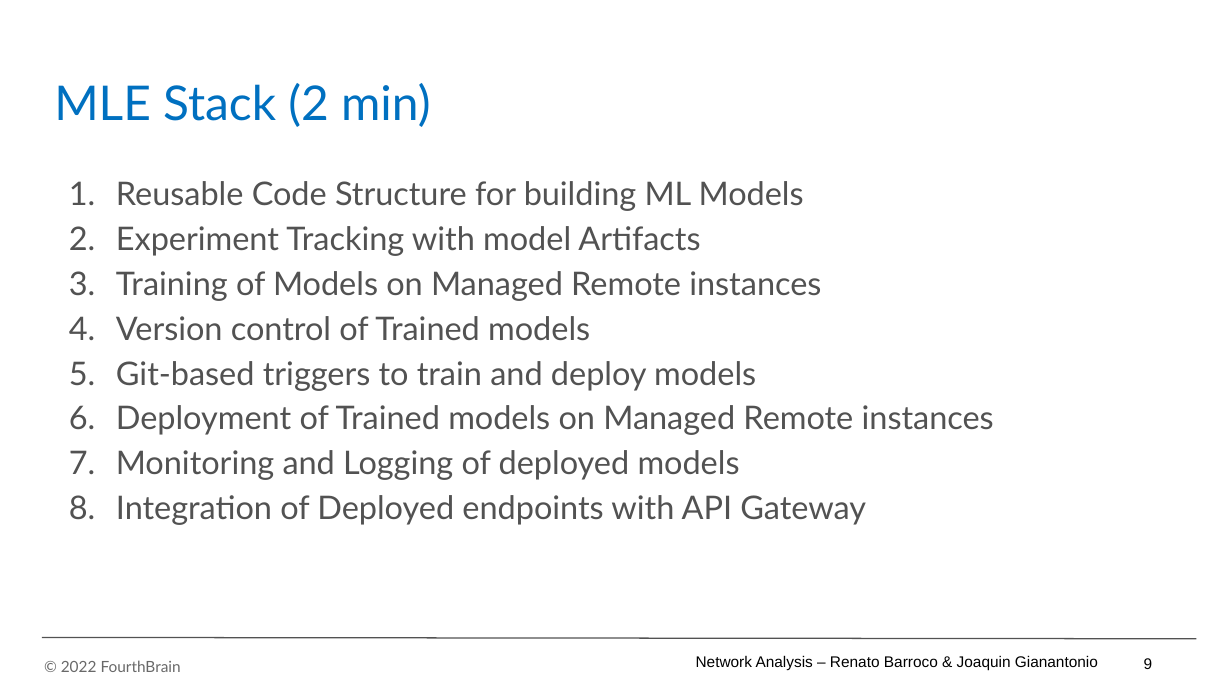
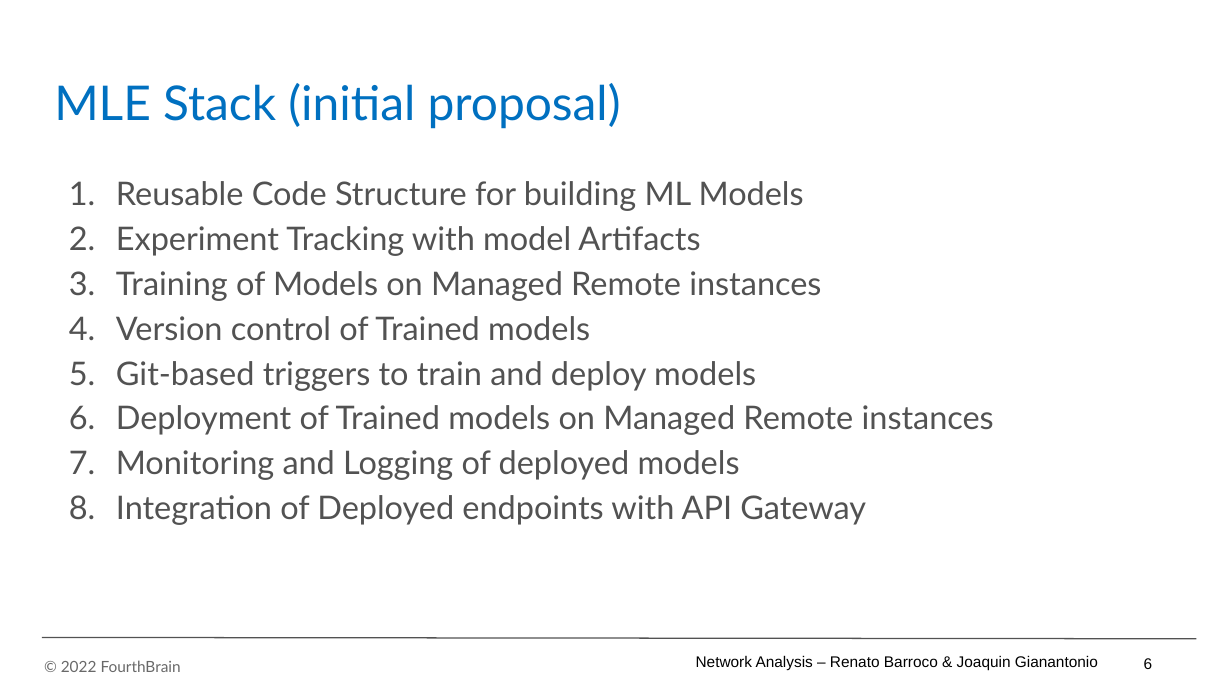
Before and after one commit to JoaquinGianan/project-network-analytics-fourthbrain, a slide deck: slide 7 of JG_files/presentation/Network Analysis - MLE Capstone Presentation_v5jg.pptx (slide 10 before the commit). Drawn at 1232x693 pixels with LibreOffice and Linux fonts; fonts in the diff are those of the drawing; background and template pictures are left out. Boxes give left, top, right and bottom in pixels: in the first picture for what was removed or moved away, otherwise in the second. Text is boxed around its words. In the diff, an @@ line names an element or a change of style, - is before the commit and + after.

```diff
--- a/JG_files/presentation/Network Analysis - MLE Capstone Presentation_v5jg.pptx
+++ b/JG_files/presentation/Network Analysis - MLE Capstone Presentation_v5jg.pptx
@@ title at <box>54,83,621,129</box>: text changed @@
-MLE Stack (2 min)
+MLE Stack (initial proposal)
@@ page number at <box>1144,658,1153,669</box>: text changed @@
-9
+6
```
Also in this commit, not shown: 5 other slides changed, 1 slide added, 1 slide removed, 1 other file.
